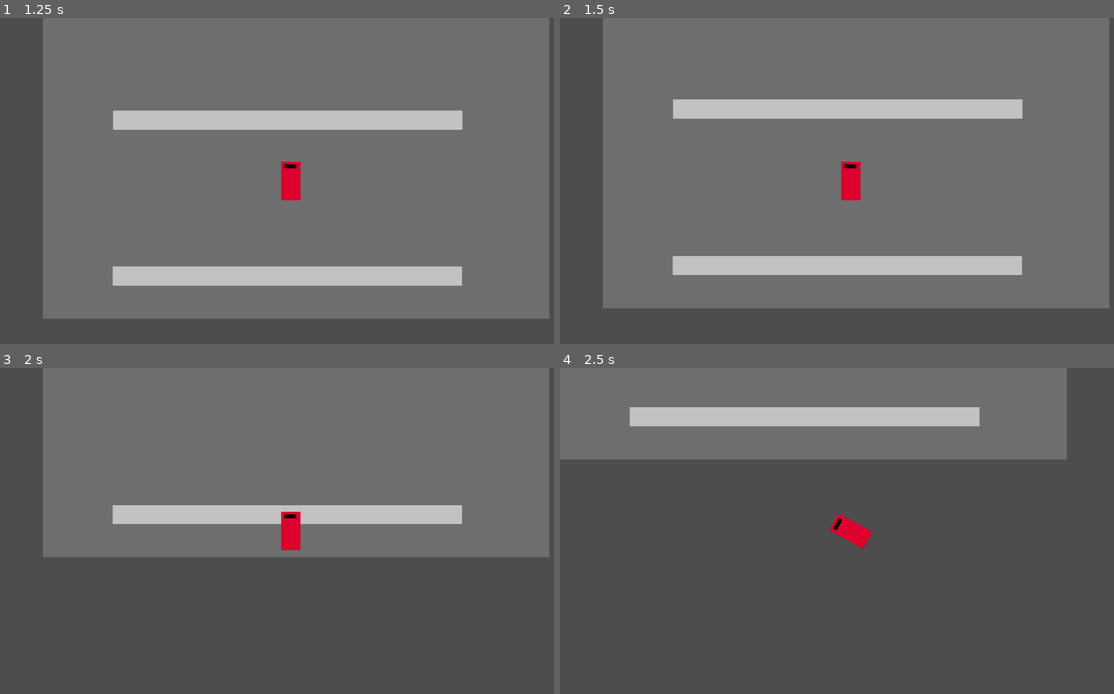
Above: before the commit, frames 1-4 (two rows, left to right).
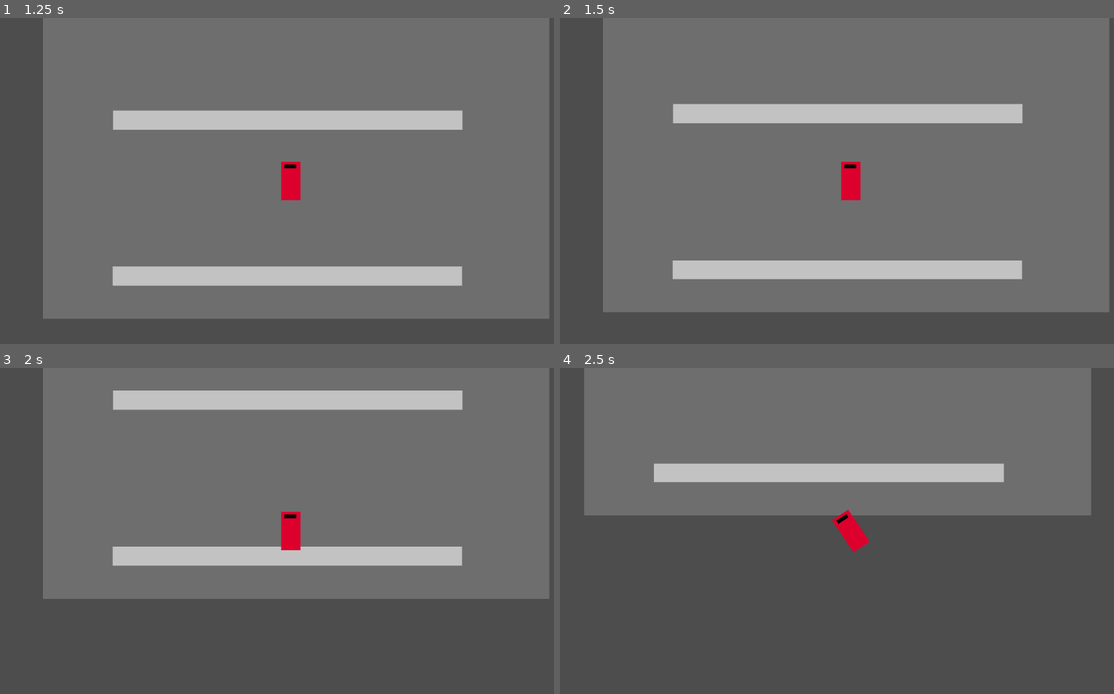
Above: after the commit, the same moments.

Repository: cammarcode/2025dtg
Game: Godot game, scene res://scenes/test.tscn
Same seed, same stepped clock (60 frames per second), same inputs: the game is played once before the commit and once after it.
Inputs:
- Up to frame 1 (1.25 s): tap Enter at 0.5 s; hold D (turn_right) from 0.53 s (still down)
- Up to frame 2 (1.5 s): tap Space at 1.25 s; release D (turn_right) at 1.28 s; hold S (brake) from 1.28 s (still down)
- Up to frame 3 (2 s): keep holding S (brake)
- Up to frame 4 (2.5 s): release S (brake) at 2.03 s; hold D (turn_right) from 2.03 s (still down)

Frame 1 is identical in both runs. In frame 2, 4.7% of the frame differs, in the area x 7-100%, y 24-91%; in frame 3, 21%; in frame 4, 22%, in the area x 0-96%, y 0-57%.

Commit message:
car moves

Diff:
--- a/scenes/test.tscn
+++ b/scenes/test.tscn
@@ -40,3 +40,13 @@
 position = Vector2(26, 224)
 zoom = Vector2(0.6, 0.6)
 script = ExtResource("2_txnar")
+
+[node name="Area2D" type="Area2D" parent="."]
+
+[node name="CollisionPolygon2D" type="CollisionPolygon2D" parent="Area2D"]
+polygon = PackedVector2Array(569, -138, 199, -602, -219, -763, -983, -808, -1407, -1493, -898, -2087, 131, -2098, 731, -1583, 1597, -1012, 2485, -356, 1365, 199, 940, 335, 1218, 629, 2089, 408, 2570, 142, 2864, -339, 2694, -1057, 1806, -1510, 935, -2075, 80, -2466, -819, -2454, -1820, -1996, -2143, -1136, -1356, -740, -926, -248, 47, -180)
+
+[node name="CollisionPolygon2D2" type="CollisionPolygon2D" parent="Area2D"]
+polygon = PackedVector2Array(-163, -1470, 1376, -667, 1353, -163, 871, -145, 686, -606, 274, -931, -567, -1210, -706, -1562, -258, -1638)
+
+[connection signal="body_entered" from="Area2D" to="Car" method="_on_area_2d_body_entered"]
--- a/scripts/camera.gd
+++ b/scripts/camera.gd
@@ -1,11 +1,19 @@
 extends Camera2D
 
-
+var car_speed = 0
+var car
+var czoom = 1
+var zoom_to = 1
+var speed
+var zchange = 0.1
 # Called when the node enters the scene tree for the first time.
 func _ready():
-	pass # Replace with function body.
+	car = get_parent().find_child("Car")
 
 
 # Called every frame. 'delta' is the elapsed time since the previous frame.
 func _process(delta):
-	position = get_parent().find_child("Car").position
+	position = car.position
+	speed = car.speed
+	if speed > 1000:
+		zoom_to = 1000/speed
--- a/scripts/car.gd
+++ b/scripts/car.gd
@@ -3,15 +3,19 @@
 const max_speed = 1500
 var velocity_vector = Vector2(0,-1)
 var speed = 0 #px/s
-var acceleration = 500 #px/s^2
-var max_turn_rate = 0.004 #rad/m/s
+var acceleration = 300 #px/s^2
+var max_turn_rate = 0.003 #rad/m/s
 var turn_rate = 0 #rad/m/s
-var turn_rate_rate = 0.02 #rad/m/s
-var friction = 300 #px/s^2
+var turn_rate_rate = 0.015 #rad/m/s
+var friction = 500 #px/s^2
 var brake_rate = 1400 #px/s^2
 var angle = 0
 var flag
 var prev_speed = 0
+var start_pos
+
+func _ready():
+	start_pos = position
 
 func angle_to_vector():
 	velocity_vector = Vector2(sin(angle), -cos(angle))
@@ -32,7 +36,7 @@
 			speed -= friction*delta
 			speed = clamp(speed, 0, max_speed)
 		elif speed < 0:
-			speed -= friction*delta
+			speed += friction*delta
 			speed = clamp(speed, -max_speed/2, 0)
 	flag = false
 	if Input.is_action_pressed("turn_left"):
@@ -59,3 +63,11 @@
 	rotation = angle
 	velocity = velocity_vector * speed
 	move_and_slide()
+
+
+func _on_area_2d_body_entered(body):
+	position = start_pos
+	speed = 0
+	velocity_vector = Vector2(0,-1)
+	angle = 0
+	rotation = 0
